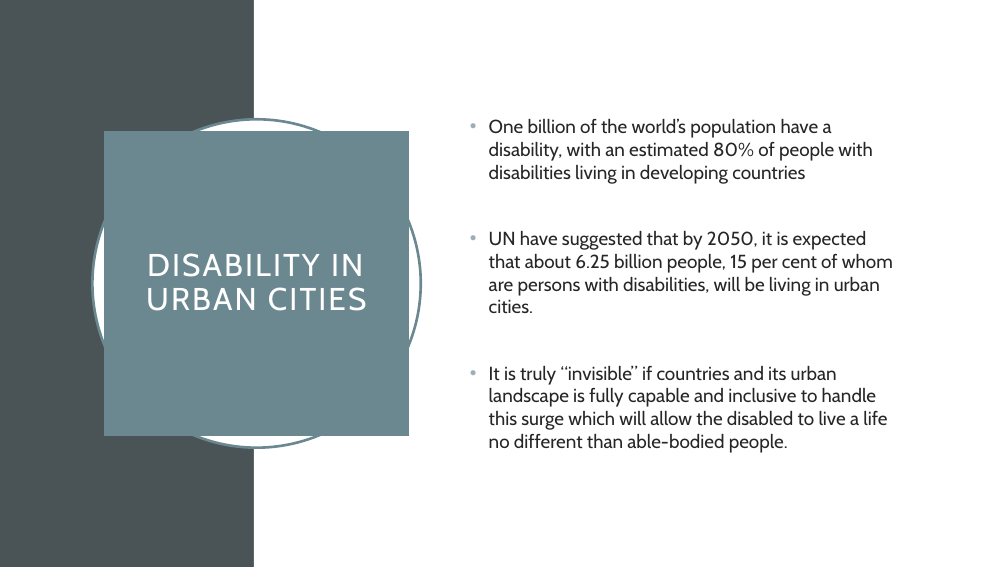
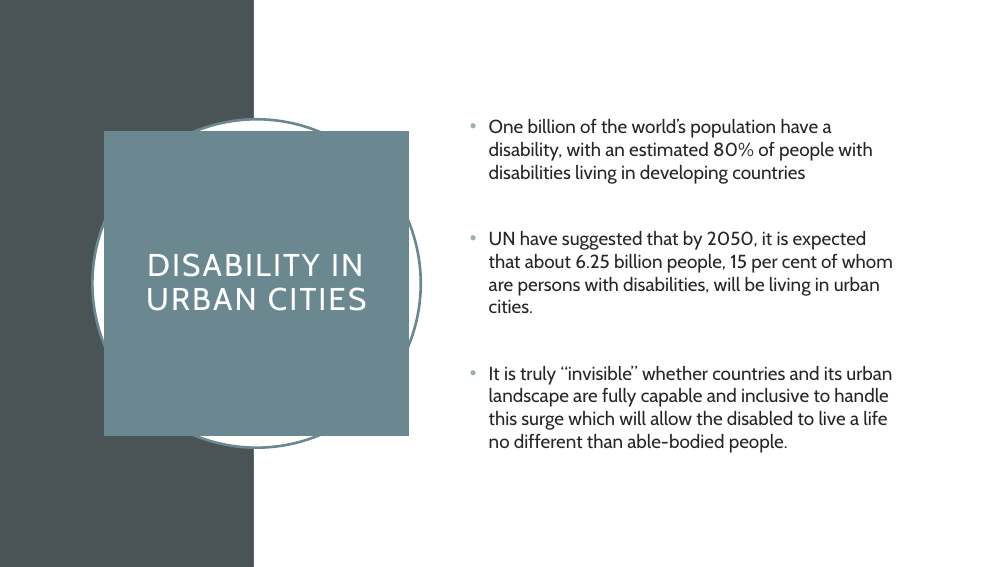
Before and after one commit to disabled-accessible-city/disabled-accessible-city.github.io, a slide deck: slide 2 of presentation/Disabled Accessible Cities.pptx. Drawn at 1008x567 pixels with LibreOffice and Linux fonts; fonts in the diff are those of the drawing. Boxes give left, top, right and bottom in pixels: in the first picture for what was removed or moved away, otherwise in the second. Text is boxed around its words. In the diff, an @@ line names an element or a change of style, - is before the commit and + after.

```diff
--- a/presentation/Disabled Accessible Cities.pptx
+++ b/presentation/Disabled Accessible Cities.pptx
@@ text at (x1=489, y1=366, x2=892, y2=453): text changed @@
-• It is truly “invisible” if countries and its urban landscape is fully capable and inclusive to handle this surge which will allow the disabled to live a life no different than able-bodied people.
+• It is truly “invisible” whether countries and its urban landscape are fully capable and inclusive to handle this surge which will allow the disabled to live a life no different than able-bodied people.
```
Also in this commit, not shown: 2 other slides changed.
